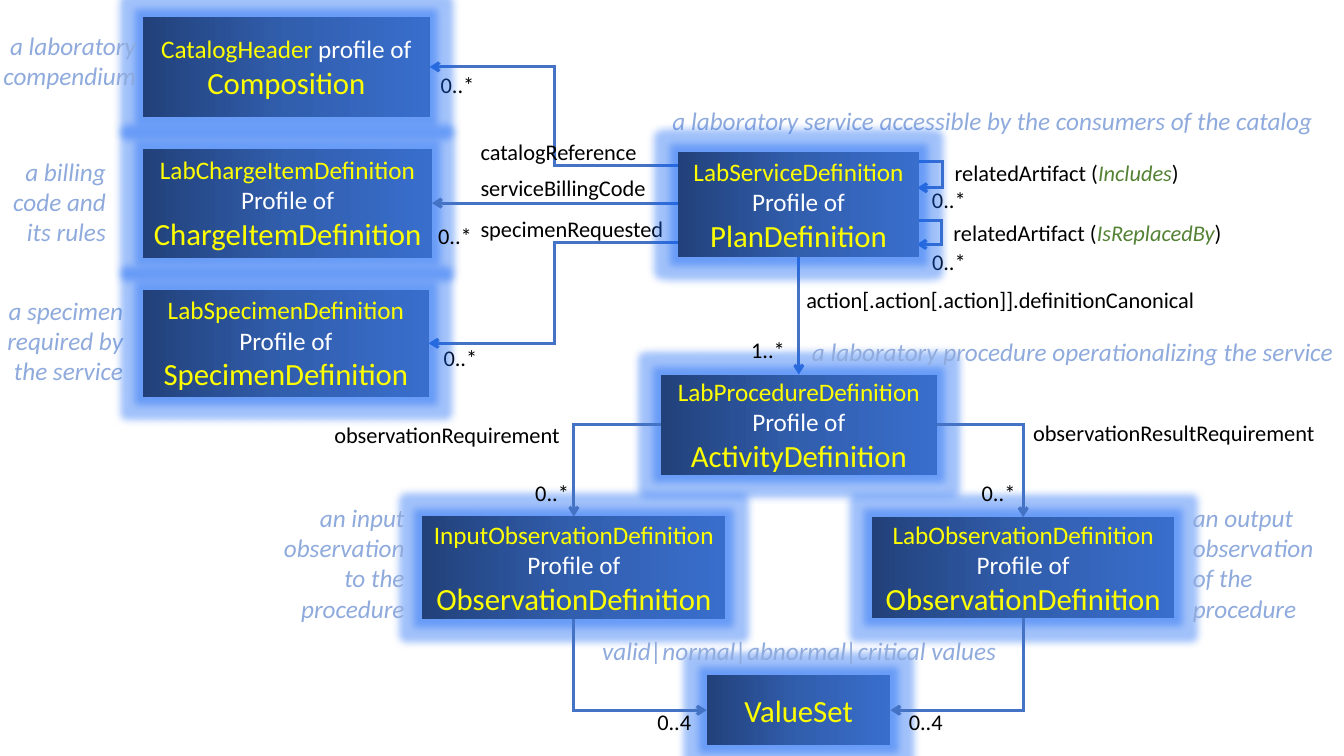
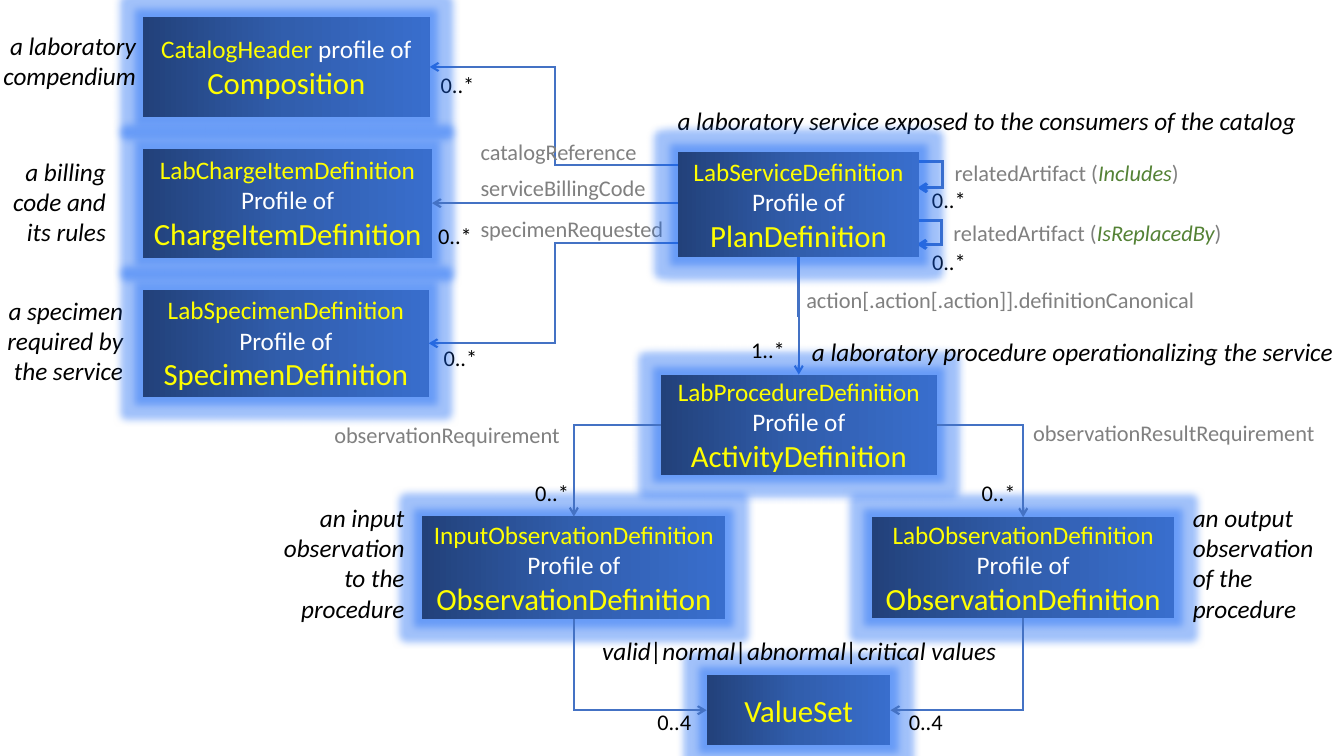
Before and after one commit to HL7/fhir-order-catalog, a slide deck: slide 1 of input/images-source/LabCompendium.pptx. Drawn at 1344x756 pixels with LibreOffice and Linux fonts; fonts in the diff are those of the drawing. Boxes give left, top, right and bottom in pixels: in the first picture for what was removed or moved away, otherwise in the second. Text is boxed around its words. In the diff, an @@ line names an element or a change of style, - is before the commit and + after.

Commit message:
Finalized specification page for lab catalogs

```diff
--- a/input/images-source/LabCompendium.pptx
+++ b/input/images-source/LabCompendium.pptx
@@ elbow arrow (680, 165) - (430, 67): stroke #4472C4 2.25 pt to #4472C4 1.5 pt @@
@@ text at (678, 112, 1296, 136): text changed; text colour #8FAADC to #000000 @@
-a laboratory service accessible by the consumers of the catalog
+a laboratory service exposed to the consumers of the catalog
@@ text colour #000000 to #808080 in 6 elements at (481, 141, 637, 166), (806, 292, 1194, 311), (481, 218, 664, 243), (334, 427, 559, 447), (1033, 425, 1314, 445), (481, 180, 646, 203) @@
@@ text "relatedArtifact (Includes)" at (955, 165, 1179, 184): text colour #000000 to #808080 in "relatedArtifact (Includes)" @@
@@ elbow arrow (680, 204) - (433, 203): stroke #4472C4 2.25 pt to #4472C4 1.5 pt @@
@@ text "relatedArtifact (IsReplacedBy)" at (953, 225, 1222, 245): text colour #000000 to #808080 in "relatedArtifact (IsReplacedBy)" @@
@@ elbow arrow (681, 243) - (429, 344): stroke #4472C4 2.25 pt to #4472C4 1.5 pt @@
@@ elbow arrow (799, 257) - (799, 375): stroke #4472C4 2.25 pt to #4472C4 1.5 pt @@
@@ elbow arrow (661, 424) - (574, 516): stroke #4472C4 2.25 pt to #4472C4 1.5 pt @@
@@ elbow arrow (937, 424) - (1023, 517): stroke #4472C4 2.25 pt to #4472C4 1.5 pt @@
@@ elbow arrow (574, 619) - (707, 711): stroke #4472C4 2.25 pt to #4472C4 1.5 pt @@
@@ elbow arrow (1023, 618) - (890, 711): stroke #4472C4 2.25 pt to #4472C4 1.5 pt @@
@@ text colour #8FAADC to #000000 in 7 elements at (3, 35, 136, 92), (812, 341, 1333, 368), (7, 299, 123, 387), (284, 506, 405, 624), (1193, 506, 1314, 624), (13, 163, 106, 241), (602, 640, 996, 667) @@
```
Also in this commit, not shown: 2 other files.
